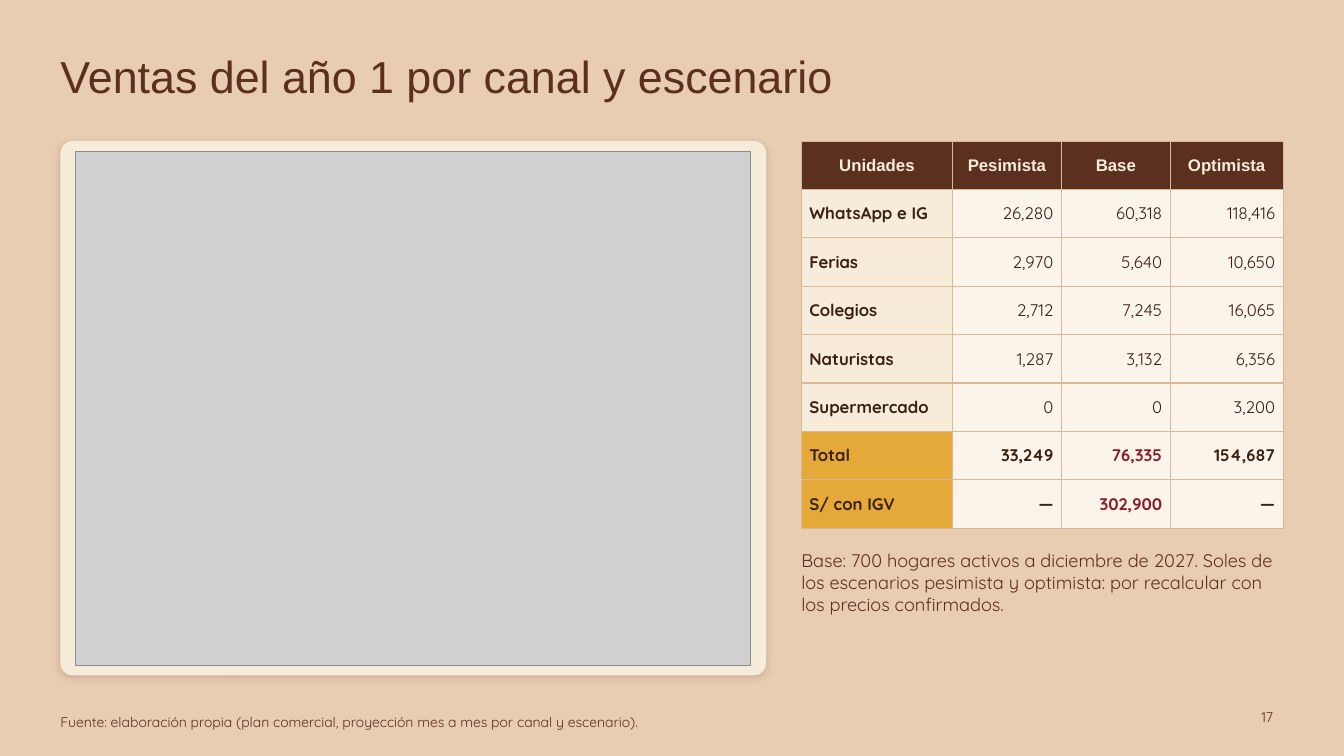
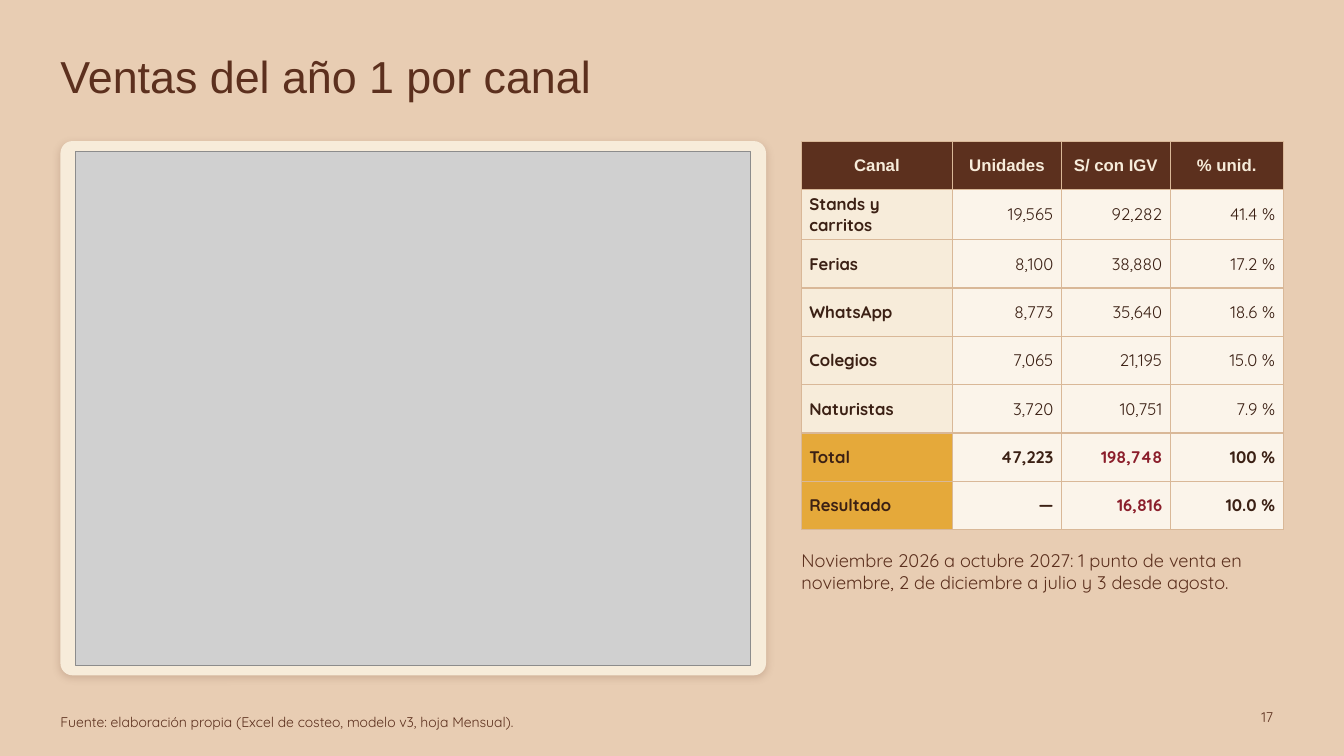
Before and after one commit to Darknow-web/Desarrollo-y-lanzamiento-de-producto-y-marca, a slide deck: slide 17 of 04-reformulacion/T1-presentacion-AndiBite-2-0.pptx. Drawn at 1344x756 pixels with LibreOffice and Linux fonts; fonts in the diff are those of the drawing; grey boxes stand for pictures. Boxes give left, top, right and bottom in pixels: in the first picture for what was removed or moved away, otherwise in the second. Text is boxed around its words. In the diff, an @@ line names an element or a change of style, - is before the commit and + after.

```diff
--- a/04-reformulacion/T1-presentacion-AndiBite-2-0.pptx
+++ b/04-reformulacion/T1-presentacion-AndiBite-2-0.pptx
@@ title at (60,60,591,102): text changed @@
-Ventas del año 1 por canal y escenario
+Ventas del año 1 por canal
@@ table at (802,141,1284,517) @@
-row 1: Unidades | Pesimista | Base | Optimista
+row 1: Canal | Unidades | S/ con IGV | % unid.
-row 2: WhatsApp e IG | 26,280 | 60,318 | 118,416
+row 2: Stands y carritos | 19,565 | 92,282 | 41.4 %
-row 3: Ferias | 2,970 | 5,640 | 10,650
+row 3: Ferias | 8,100 | 38,880 | 17.2 %
-row 4: Colegios | 2,712 | 7,245 | 16,065
+row 4: WhatsApp | 8,773 | 35,640 | 18.6 %
-row 5: Naturistas | 1,287 | 3,132 | 6,356
+row 5: Colegios | 7,065 | 21,195 | 15.0 %
-row 6: Supermercado | 0 | 0 | 3,200
+row 6: Naturistas | 3,720 | 10,751 | 7.9 %
-row 7: Total | 33,249 | 76,335 | 154,687
+row 7: Total | 47,223 | 198,748 | 100 %
-row 8: S/ con IGV | — | 302,900 | —
+row 8: Resultado | — | 16,816 | 10.0 %
@@ text at (801,553,1242,593): text changed @@
-Base: 700 hogares activos a diciembre de 2027. Soles de los escenarios pesimista y optimista: por recalcular con los precios confirmados.
+Noviembre 2026 a octubre 2027: 1 punto de venta en noviembre, 2 de diciembre a julio y 3 desde agosto.
@@ text at (60,717,513,730): text changed @@
-Fuente: elaboración propia (plan comercial, proyección mes a mes por canal y escenario).
+Fuente: elaboración propia (Excel de costeo, modelo v3, hoja Mensual).
```
Also in this commit, not shown: 13 other slides changed, 1 other file.
